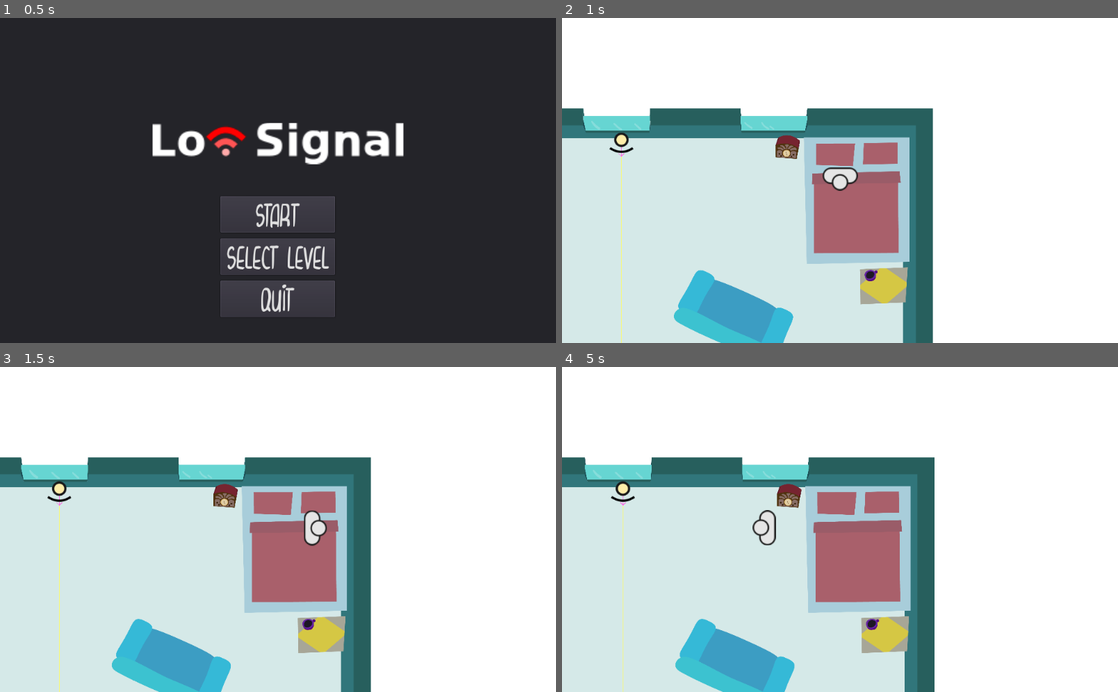
Above: before the commit, frames 1-4 (two rows, left to right).
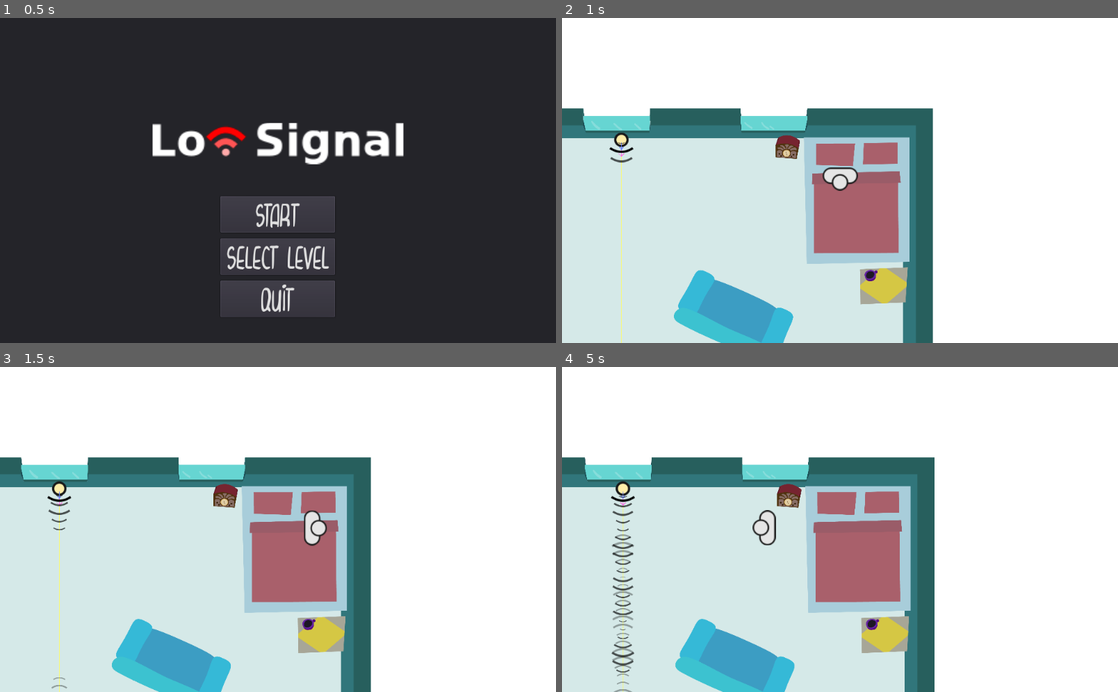
Above: after the commit, the same moments.

Repository: gingergenius/Spotify1962
Game: Godot game, scene res://scenes/main_menu.tscn
The game is run twice, just before and just after one commit, with the same random seed, the same clock (stepped at 60 frames per second) and the same inputs.
Inputs (mouse positions are in pixels of both pictures, inside the frame that each line leads up to):
- Up to frame 1 (0.5 s): no input
- Up to frame 2 (1 s): click "start" at 0.5 s
- Up to frame 3 (1.5 s): move the mouse to (400, 513) at 1.27 s; hold D (player_right) from 1.28 s (still down); hold Space (player_pull) from 1.28 s (still down); click (400, 513) at 1.42 s
- Up to frame 4 (5 s): release D (player_right) at 2 s; release Space (player_pull) at 2 s; drag from (728, 545) to (812, 594) at 2.02 s; move the mouse to (895, 458) at 2.77 s; hold D (player_right) 2.78-3.5 s; hold Space (player_pull) 2.78-3.5 s; drag from (812, 594) to (673, 480) at 3.52 s; move the mouse to (1006, 578) at 4.27 s; hold A (player_left) from 4.28 s (still down); hold Space (player_pull) from 4.28 s (still down)

Frame 1 is identical in both runs. In frame 2, less than 0.1% of the frame differs, in the area x 8-13%, y 38-45%; in frame 3, 0.1%; in frame 4, 0.7%, in the area x 8-13%, y 38-100%.
Error before the commit: Invalid set index 'max_length' (on base: 'Node2D (Transmission.gd)') with value of type 'int'. (res://RayCast.gd:132)

Commit message:
fix

Diff:
--- a/scripts/Transmission.gd
+++ b/scripts/Transmission.gd
@@ -7,6 +7,7 @@
 export var reset_transmission = false
 export var ParticleSeparation = 20.0
 var transmission_ray_scene = load("res://objects/TransmissionRay.tscn")
+var max_length = 100000
 
 func _ready():
 	# Called every time the node is added to the scene.
@@ -28,10 +29,18 @@
 		for child in ray_children:
 			rays.remove_child(child)
 
+		var total_ray_length = 0
+
 		for i in range(points.size() - 1):
 			var origin = points[i]
 			var length = (points[i + 1] - points[i]).length()
 			var direction = (points[i + 1] - points[i]) / length
+
+			total_ray_length = total_ray_length + length
+			if total_ray_length > max_length:
+				break
+
+			var opacity = (max_length - total_ray_length) / max_length
 
 			# Instantiate the ray and also assign settings
 			var ray = transmission_ray_scene.instance()
@@ -41,6 +50,7 @@
 			var speed = emitter.process_material.initial_velocity
 			emitter.lifetime = length / emitter.scale.x / speed
 			emitter.amount = length / emitter.scale.x / ParticleSeparation
+			emitter.modulate = Color(1, 1, 1, opacity)
 
 			get_node("Rays").call_deferred("add_child", ray)
 
